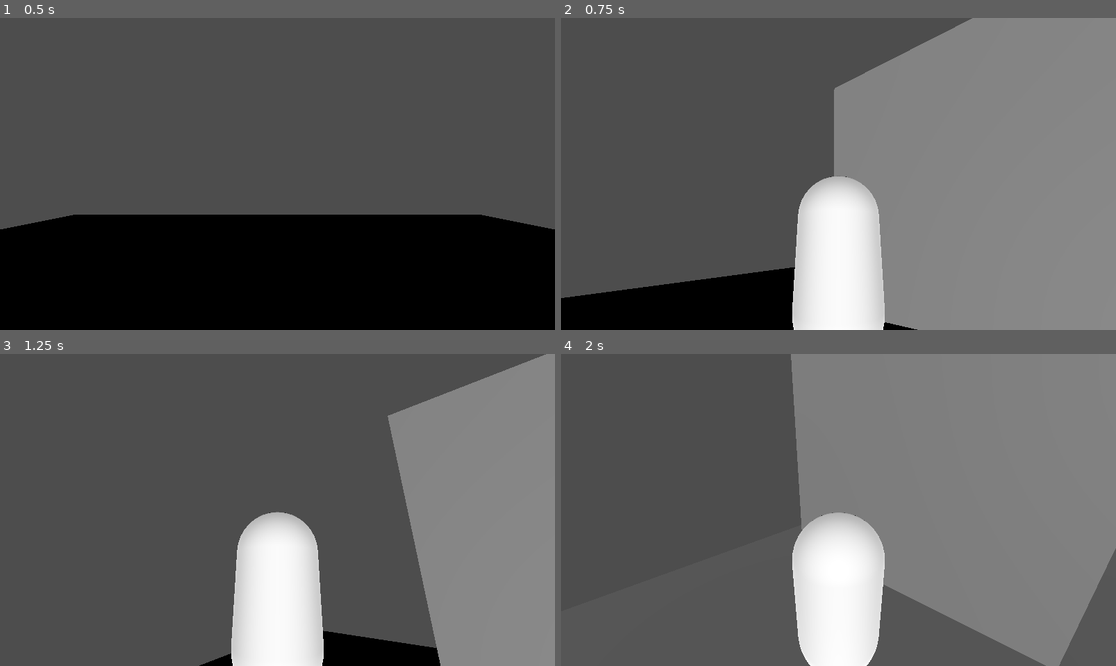
Above: before the commit, frames 1-4 (two rows, left to right).
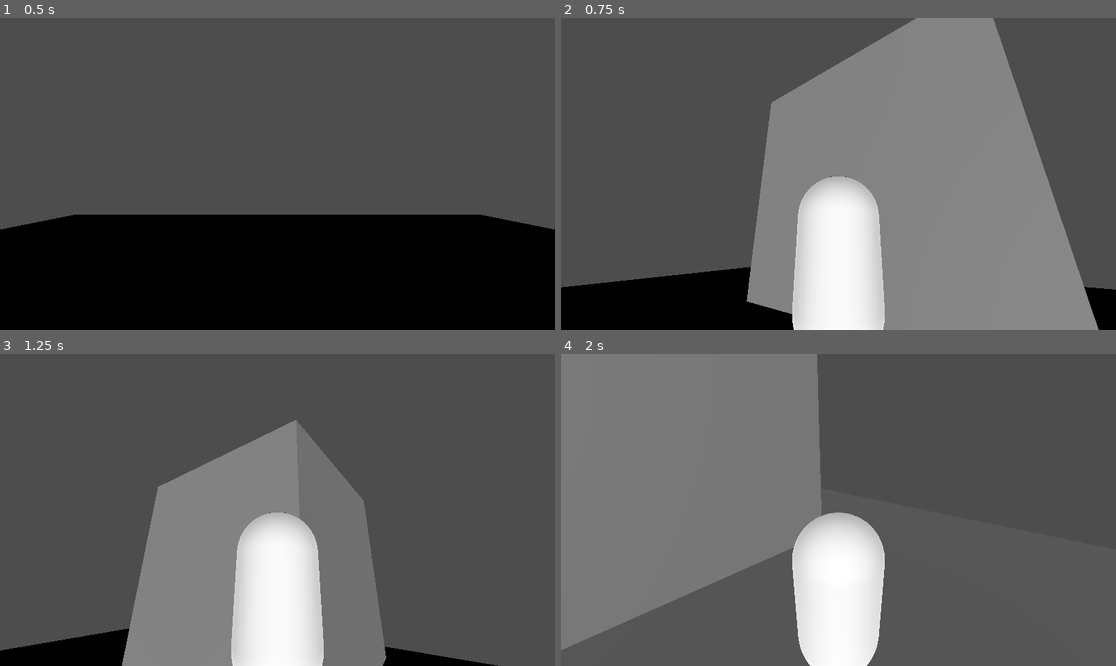
Above: after the commit, the same moments.

Repository: dondenik/DTM
Game: Godot game, scene res://main.tscn
The game is run twice, just before and just after one commit, with the same random seed, the same clock (stepped at 60 frames per second) and the same inputs.
Inputs (mouse positions are in pixels of both pictures, inside the frame that each line leads up to):
- Up to frame 1 (0.5 s): no input
- Up to frame 2 (0.75 s): tap Enter at 0.5 s; move the mouse to (960, 158) at 0.52 s; hold D (move_right) from 0.53 s (still down)
- Up to frame 3 (1.25 s): keep holding D (move_right); tap Space (jump) at 0.77 s
- Up to frame 4 (2 s): move the mouse to (727, 525) at 1.27 s; release D (move_right) at 1.28 s; hold S (move_back) from 1.28 s (still down); tap Space (jump) at 1.52 s

Frame 1 is identical in both runs. In frame 2, 22% of the frame differs, in the area x 0-100%, y 0-100%; in frame 3, 46%; in frame 4, 75%.

Commit message:
Directional movement added

Diff:
--- a/CharacterBody3D.gd
+++ b/CharacterBody3D.gd
@@ -20,7 +20,7 @@
 	# Get the input direction and handle the movement/deceleration.
 	# As good practice, you should replace UI actions with custom gameplay actions.
 	var input_dir = Input.get_vector("move_left", "move_right", "move_forward", "move_back")
-	var direction = (transform.basis * Vector3(input_dir.x, 0, input_dir.y)).normalized()
+	var direction = (transform.basis * Vector3(input_dir.x, 0, input_dir.y)).normalized().rotated(transform.basis.y.normalized(), $CameraRoot.rotation.y)
 	if direction:
 		velocity.x = direction.x * SPEED
 		velocity.z = direction.z * SPEED
